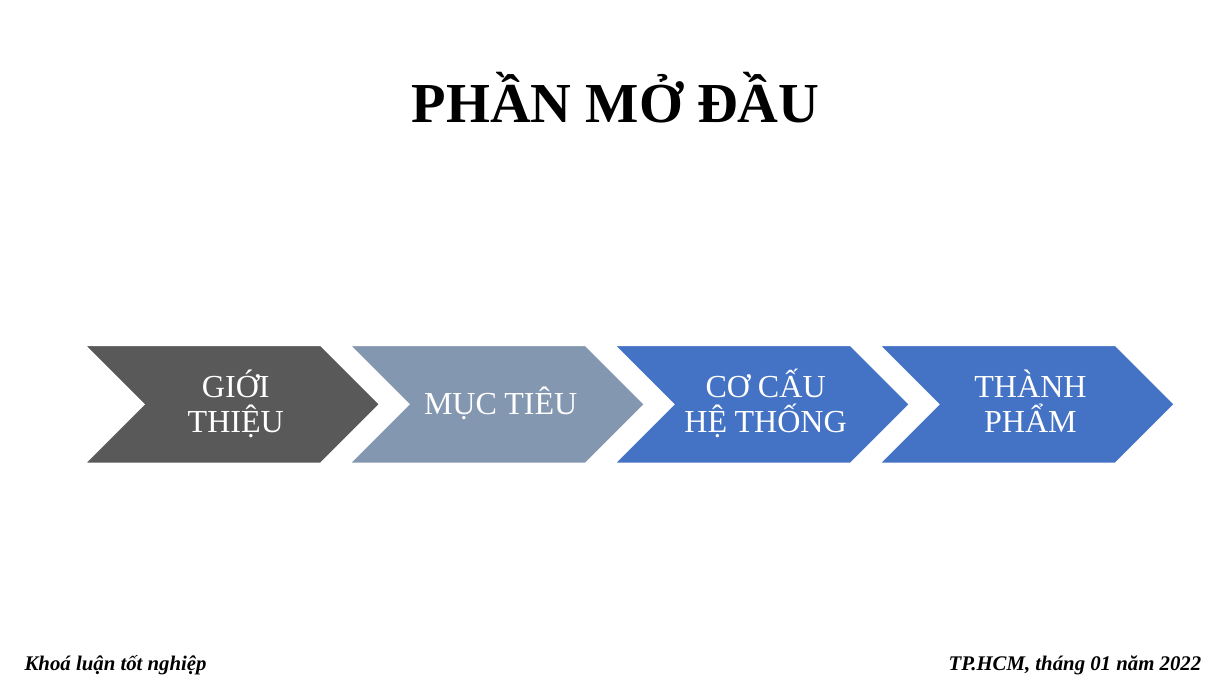
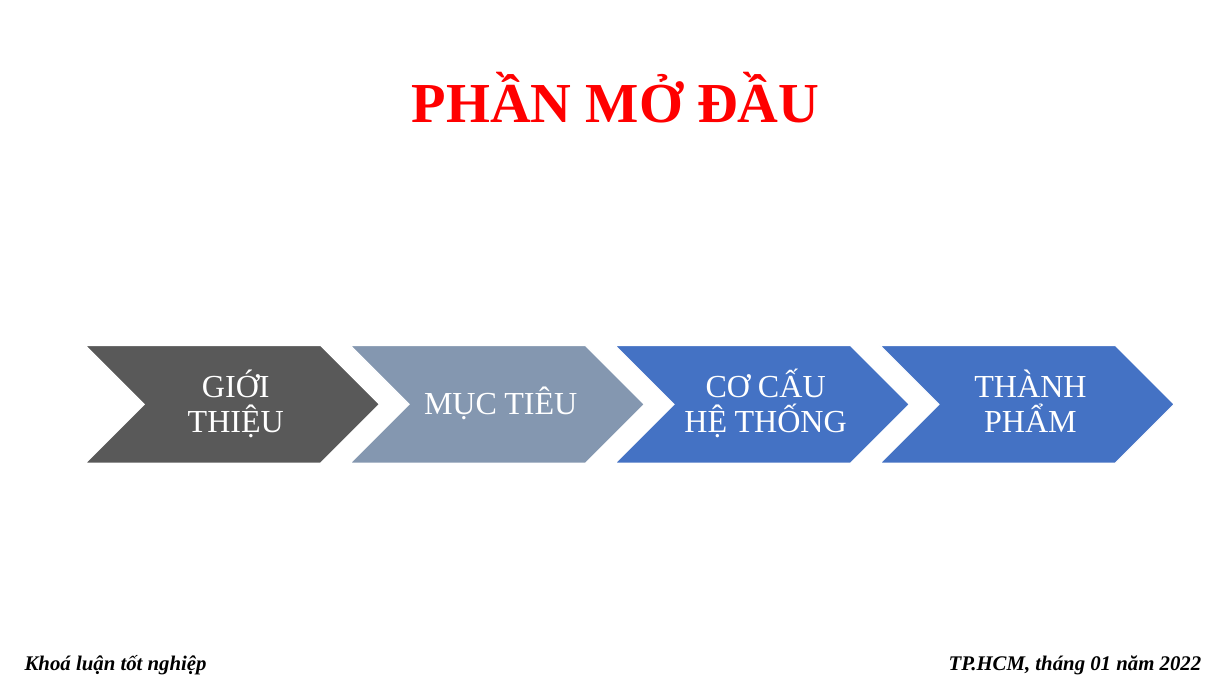
Before and after one commit to khoaluantotnghiep-09dhth-hufi/baocao, a slide deck: slide 3 of ppBaoCao_2.pptx. Drawn at 1232x693 pixels with LibreOffice and Linux fonts; fonts in the diff are those of the drawing. Boxes give left, top, right and bottom in pixels: in the first picture for what was removed or moved away, otherwise in the second. Text is boxed around its words. In the diff, an @@ line names an element or a change of style, - is before the commit and + after.

```diff
--- a/ppBaoCao_2.pptx
+++ b/ppBaoCao_2.pptx
@@ title "PHẦN MỞ ĐẦU" at (x1=412, y1=78, x2=819, y2=123): text colour #000000 to #FF0000 @@
```
Also in this commit, not shown: 10 other slides changed, 2 other files.
